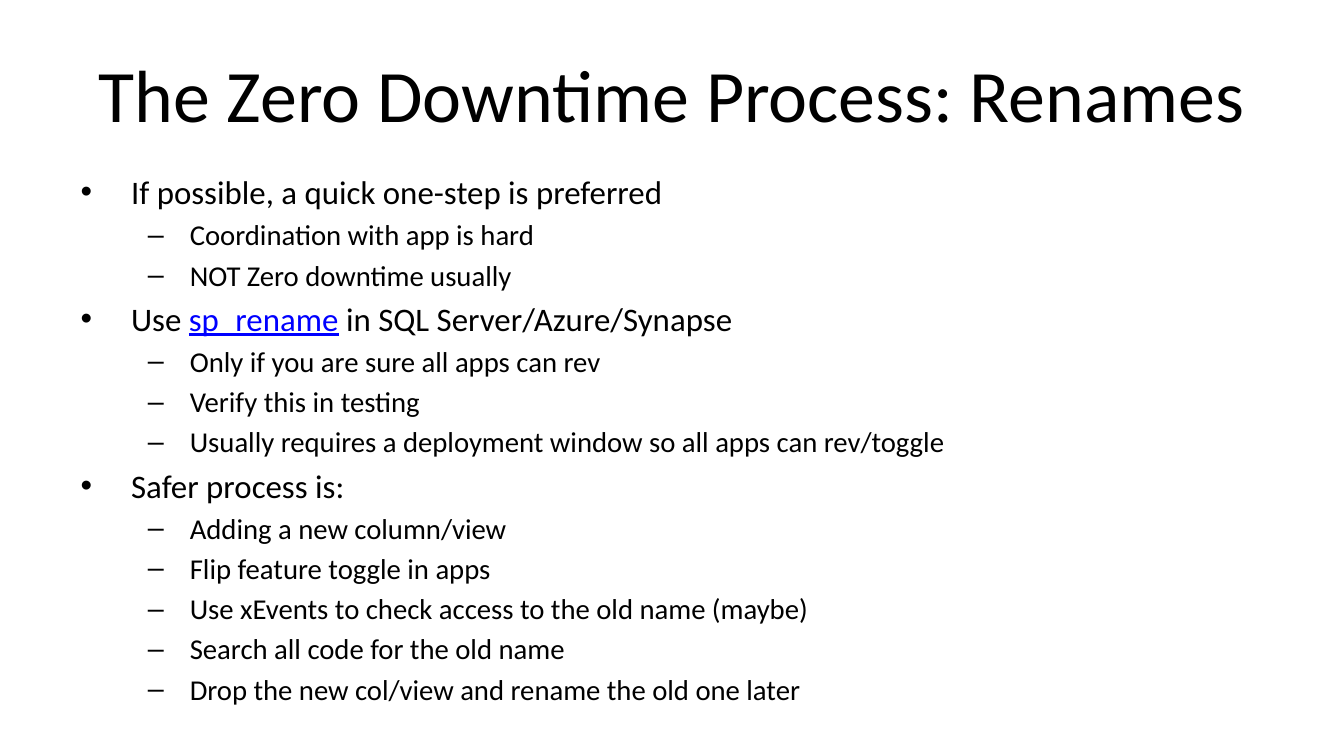
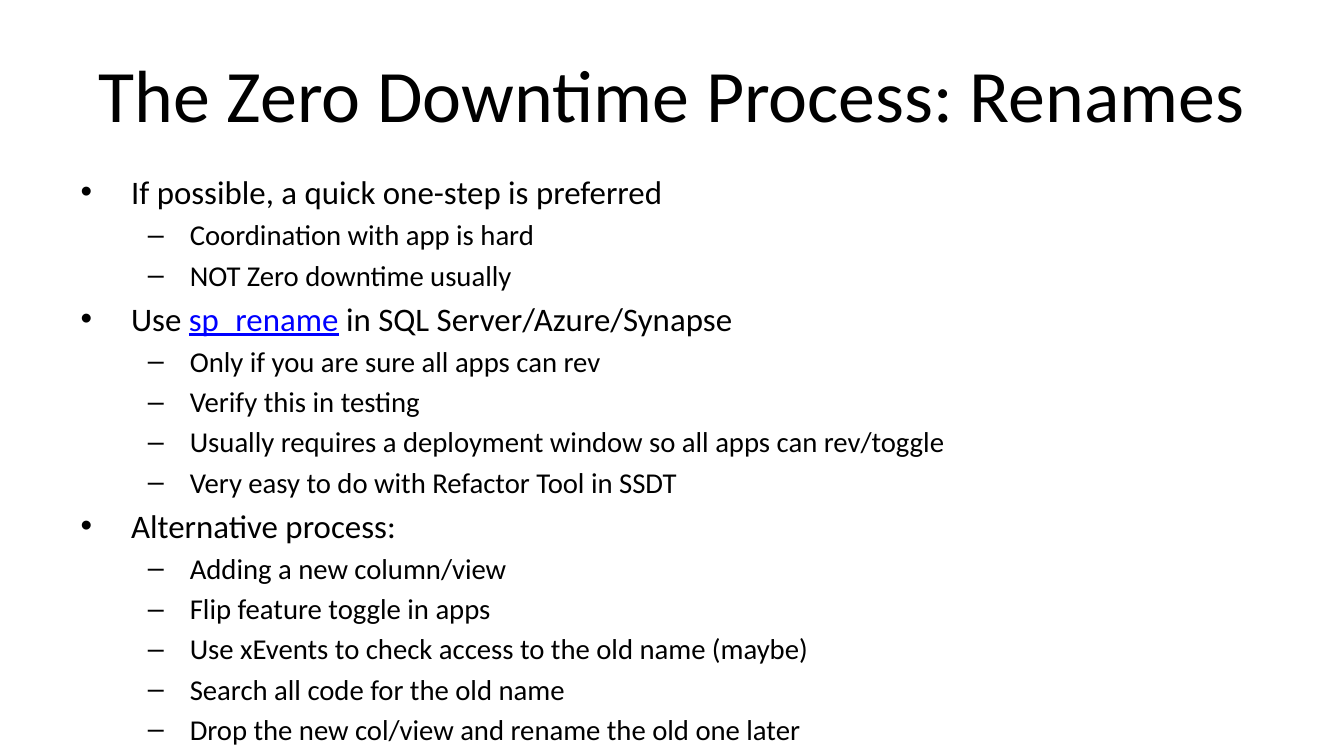
Before and after one commit to way0utwest/ZeroDowntime, a slide deck: slide 27 of ArchitectZeroDowntime.pptx. Drawn at 1344x756 pixels with LibreOffice and Linux fonts; fonts in the diff are those of the drawing; background and template pictures are left out. Boxes give left, top, right and bottom in pixels: in the first picture for what was removed or moved away, otherwise in the second. Text is boxed around its words. In the diff, an @@ line names an element or a change of style, - is before the commit and + after.

Commit message:
added mention of SSDT Refactor Tool

```diff
--- a/ArchitectZeroDowntime.pptx
+++ b/ArchitectZeroDowntime.pptx
@@ text at <box>131,473,677,544</box>: text changed; size 17.6 to 15.4 pt @@
-• Safer process is:
+  – Very easy to do with Refactor Tool in SSDT
+• Alternative process:
```
Also in this commit, not shown: 4 other slides changed.
